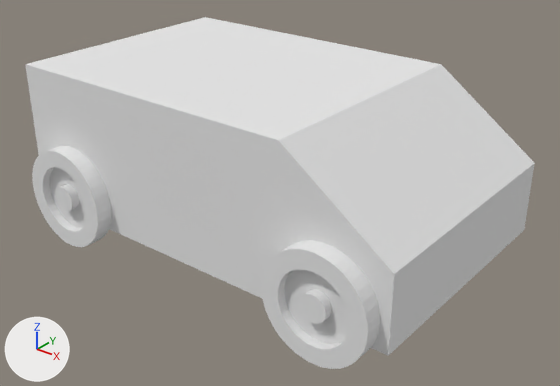
An edit to the OBJ model public/models/main/car/car.obj, drawn before and after from the same camera.
Rendered twice from a camera (50 mm lens) standing at (55.0, -129.6, 92.5) and looking at (-47.1, -2.0, 13.4). The axes (+X, +Y, +Z) are drawn at lower left. The lights are the same throughout. Where no turn or scale is listed for an object, it has been applied to the vertices. Vertices at the same position are counted once.

The older version as bpy lines, for what is in view:
```python
ob_b_car_axle_001 = bpy.data.objects.new('b_car_axle_001_', me_b_car_axle_001)
ob_b_car_axle_001.location = (0.0, 0.0, 0.0)
ob_b_car_axle_001_001 = bpy.data.objects.new('b_car_axle_001_001', me_b_car_axle_001_001)
ob_b_car_axle_001_001.location = (0.0, 0.0, 0.0)
ob_b_car_body_001 = bpy.data.objects.new('b_car_body_001_', me_b_car_body_001)
ob_b_car_body_001.location = (0.0, 0.0, 0.0)
ob_b_car_wheel_001_001 = bpy.data.objects.new('b_car_wheel_001_001', me_b_car_wheel_001_001)
ob_b_car_wheel_001_001.location = (0.0, 0.0, 0.0)
ob_b_car_wheel_001_002 = bpy.data.objects.new('b_car_wheel_001_002', me_b_car_wheel_001_002)
ob_b_car_wheel_001_002.location = (0.0, 0.0, 0.0)
```
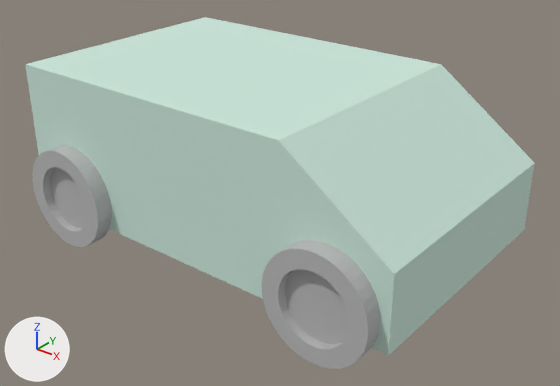
The change, as a diff of the scene's bpy script:
```diff
--- a/public/models/main/car/car.obj.py
+++ b/public/models/main/car/car.obj.py
@@ mat_color_9accb5 @@
+mat_color_9accb5 = principled_material('color_9accb5')
+mat_color_9accb5.base_color = (0.604, 0.8, 0.71)  # white #cce7db
+mat_color_9accb5.roughness = 1.0
@@ me_b_car_body_001 @@
-me_b_car_body_001.from_pydata(...)  # 114 vertices, 232 faces; spans x -100.0..0.0, y -30.0..30.0, z 6.0..41.0
+me_b_car_body_001.from_pydata(...)  # 10 vertices, 16 faces; spans x -100.0..0.0, y -30.0..30.0, z 6.0..41.0
+# me_b_car_body_001 part 1
+# 104 vertices are removed from x -87.5..-12.5, y -30.0..30.0, z 10.5..13.5
+# 222 faces are deleted
+# 6 new faces join them
+# me_b_car_body_001 part 2: 10 faces spanning x -100.0..0.0, y -30.0..30.0, z 6.0..41.0 switch from mat_color_82bbcc (white #e7e7e7) to mat_color_9accb5 (white #cce7db)
@@ me_b_car_wheel_001_001 @@
-me_b_car_wheel_001_001.from_pydata(...)  # 188 vertices, 376 faces; spans x -26.0..-2.1, y -34.0..-30.0, z 0.0..23.9
-me_b_car_wheel_001_001.materials.append(mat_color_cccccc)  # white #e7e7e7
+me_b_car_wheel_001_001.from_pydata(...)  # 136 vertices, 268 faces; spans x -98.0..-74.0, y -34.0..-30.0, z 0.0..24.0
+# me_b_car_wheel_001_001 part 3: 188 vertices removed from x -26.0..-2.1, y -34.0..-30.0, z 0.0..23.9
+# me_b_car_wheel_001_001 part 4: 136 vertices added at x -98.0..-74.0, y -34.0..-30.0, z 0.0..24.0
+me_b_car_wheel_001_001.materials.append(mat_color_7a7a7a)  # grey #b8b8b8
@@ me_b_car_wheel_001_002 @@
-me_b_car_wheel_001_002.from_pydata(...)  # 188 vertices, 376 faces; spans x -98.0..-74.1, y -34.0..-30.0, z 0.0..23.9
-me_b_car_wheel_001_002.materials.append(mat_color_cccccc)  # white #e7e7e7
+me_b_car_wheel_001_002.from_pydata(...)  # 136 vertices, 268 faces; spans x -26.0..-2.0, y -34.0..-30.0, z 0.0..24.0
+# me_b_car_wheel_001_002 part 5: 188 vertices removed from x -98.0..-74.1, y -34.0..-30.0, z 0.0..23.9
+# me_b_car_wheel_001_002 part 6: 136 vertices added at x -26.0..-2.0, y -34.0..-30.0, z 0.0..24.0
+me_b_car_wheel_001_002.materials.append(mat_color_7a7a7a)  # grey #b8b8b8
@@ ob_b_car_axle_001 @@
-ob_b_car_axle_001 = bpy.data.objects.new('b_car_axle_001_', me_b_car_axle_001)
@@ ob_b_car_axle_001_001 @@
-ob_b_car_axle_001_001 = bpy.data.objects.new('b_car_axle_001_001', me_b_car_axle_001_001)
```

Where the change shows, as pixel boxes [x1, y1, x2, y2] in the pictures (560 x 386 px):
'b_car_axle_001_', deleted
    before: [299, 289, 332, 324]
'b_car_axle_001_001', deleted
    before: [56, 184, 79, 211]
part 1 of me_b_car_body_001, cut back
    both: [25, 64, 394, 355]
part 2 of me_b_car_body_001, recoloured
    both: [26, 17, 535, 356]
part 3 of me_b_car_wheel_001_001, deleted
    before: [261, 240, 380, 369]
part 4 of me_b_car_wheel_001_001, added
    after: [32, 145, 112, 247]
part 5 of me_b_car_wheel_001_002, deleted
    before: [32, 146, 112, 247]
part 6 of me_b_car_wheel_001_002, added
    after: [262, 240, 381, 369]
